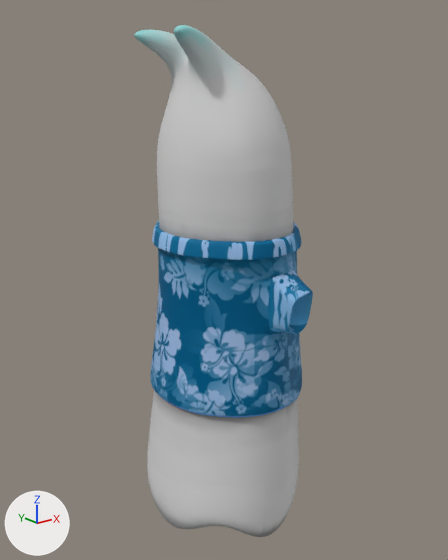
A saved change to the Blender file HitOnTheBeat/Assets/Graphics/Frank/frank_anim.blend.
Camera for both pictures: a camera (50 mm lens) standing at (-2.49, -3.16, 3.02) and looking at (0.04, 0.01, 1.76). The axes (+X, +Y, +Z) are drawn at lower left. The lights are the same throughout.

In view in the first picture: 'Frank mesh'.
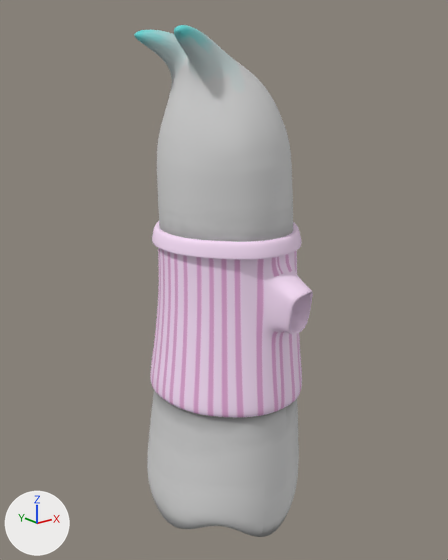
The newer file is also rescaled (x0.925) as a whole; pictures and numbers use the older file's frame.

The change, as a diff of the scene's bpy script:
```diff
--- a/HitOnTheBeat/Assets/Graphics/Frank/frank_anim.blend.py
+++ b/HitOnTheBeat/Assets/Graphics/Frank/frank_anim.blend.py
@@ img_base_shirt_2_png @@
+img_base_shirt_2_png = load_image('Base Shirt 2.png', '../../../../Arte/Reimport Frank/Base Shirt 2.png', 2048, 2048, 'sRGB')
@@ mat_material_003 @@
 mat_material_003 = principled_material('Material.003')
-mat_material_003.texture = img_basecolor
+mat_material_003.texture = img_base_shirt_2_png
 mat_material_003.specular_ior_level = 0.1
```

Changed parts and their boxes [x1, y1, x2, y2] in the pictures (448 x 560 px):
'Frank mesh', surface changed
    both: [134, 25, 313, 421]
